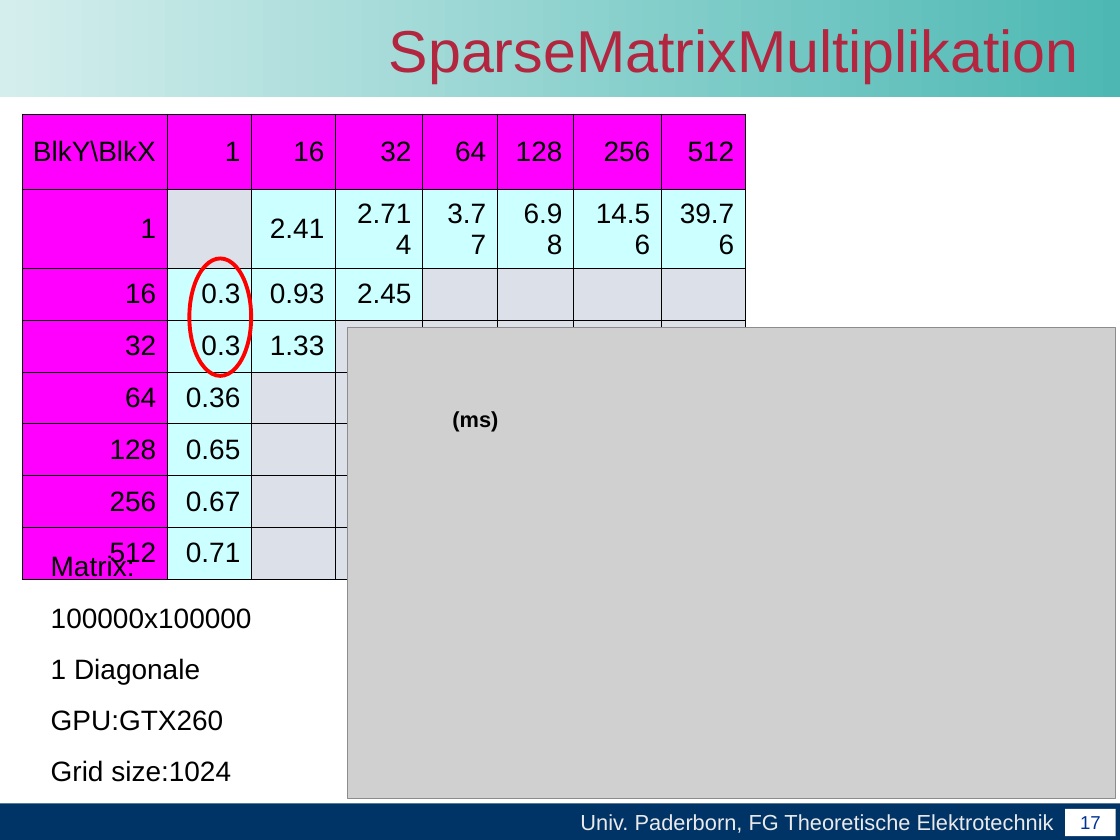
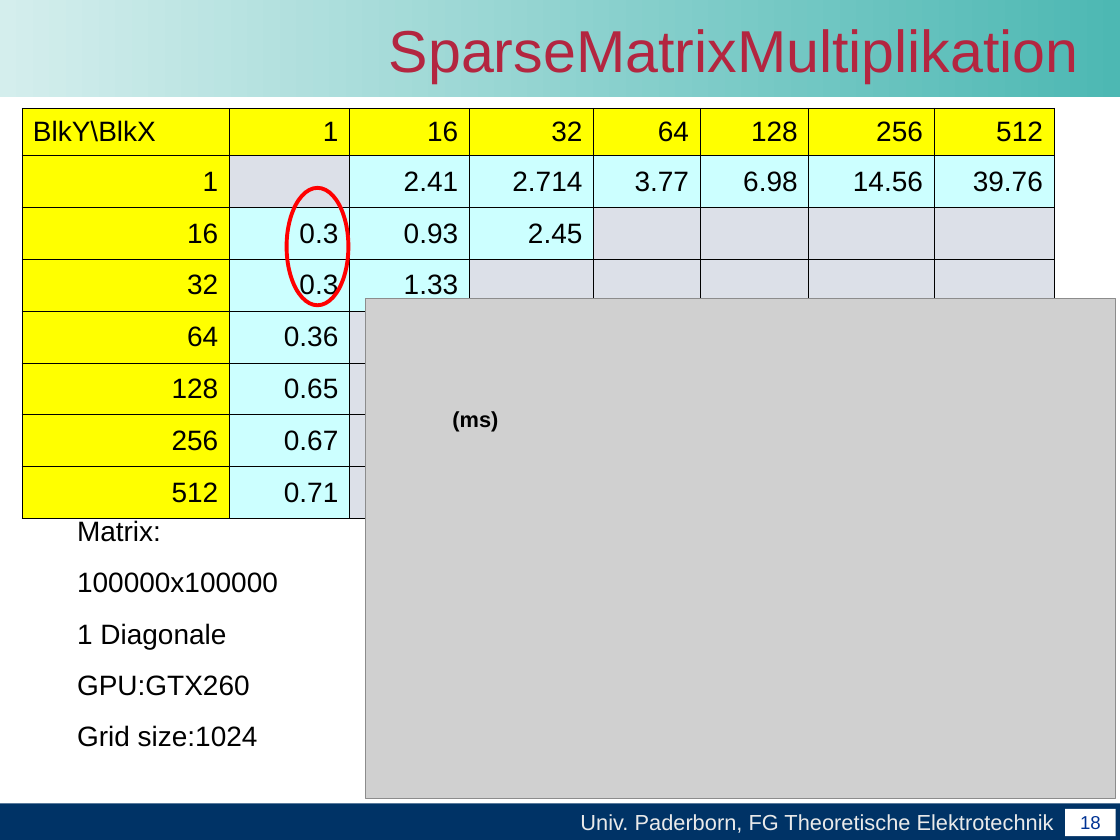
Before and after one commit to unconditional/projektarbeitcuda, a slide deck: slide 18 of Abschlussvortrag/Abschlussvortrag der Projektarbeit CUDA.ppt (slide 17 before the commit). Drawn at 1120x840 pixels with LibreOffice and Linux fonts; fonts in the diff are those of the drawing; grey boxes stand for pictures; background and template pictures are left out. Boxes give left, top, right and bottom in pixels: in the first picture for what was removed or moved away, otherwise in the second. Text is boxed around its words. In the diff, an @@ line names an element or a change of style, - is before the commit and + after.

```diff
--- a/Abschlussvortrag/Abschlussvortrag der Projektarbeit CUDA.ppt
+++ b/Abschlussvortrag/Abschlussvortrag der Projektarbeit CUDA.ppt
@@ table at (22, 109, 1054, 507) @@
@@ fill #FF00FF to #FFFF00 in 15 cells @@
@@ table: place and size @@
-table at (22, 114, 746, 571)
+table at (22, 109, 1054, 507)
@@ ellipse: place and size @@
-ellipse at (189, 259, 251, 376)
+ellipse at (287, 188, 348, 306)
@@ picture: place and size @@
-picture at (347, 328, 1116, 799)
+picture at (366, 298, 1116, 797)
@@ text "Matrix:": place and size @@
-text "Matrix:" at (51, 555, 252, 782)
+text "Matrix:" at (77, 520, 278, 747)
@@ page number at (1080, 816, 1101, 829): text changed @@
-17
+18
```
Also in this commit, not shown: 12 other slides changed, 1 slide added.
